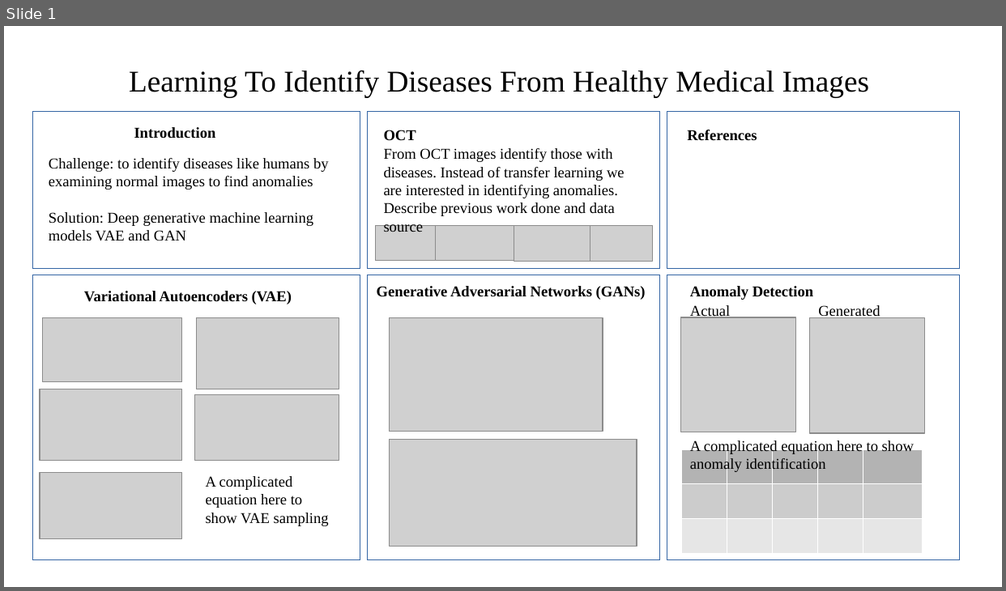
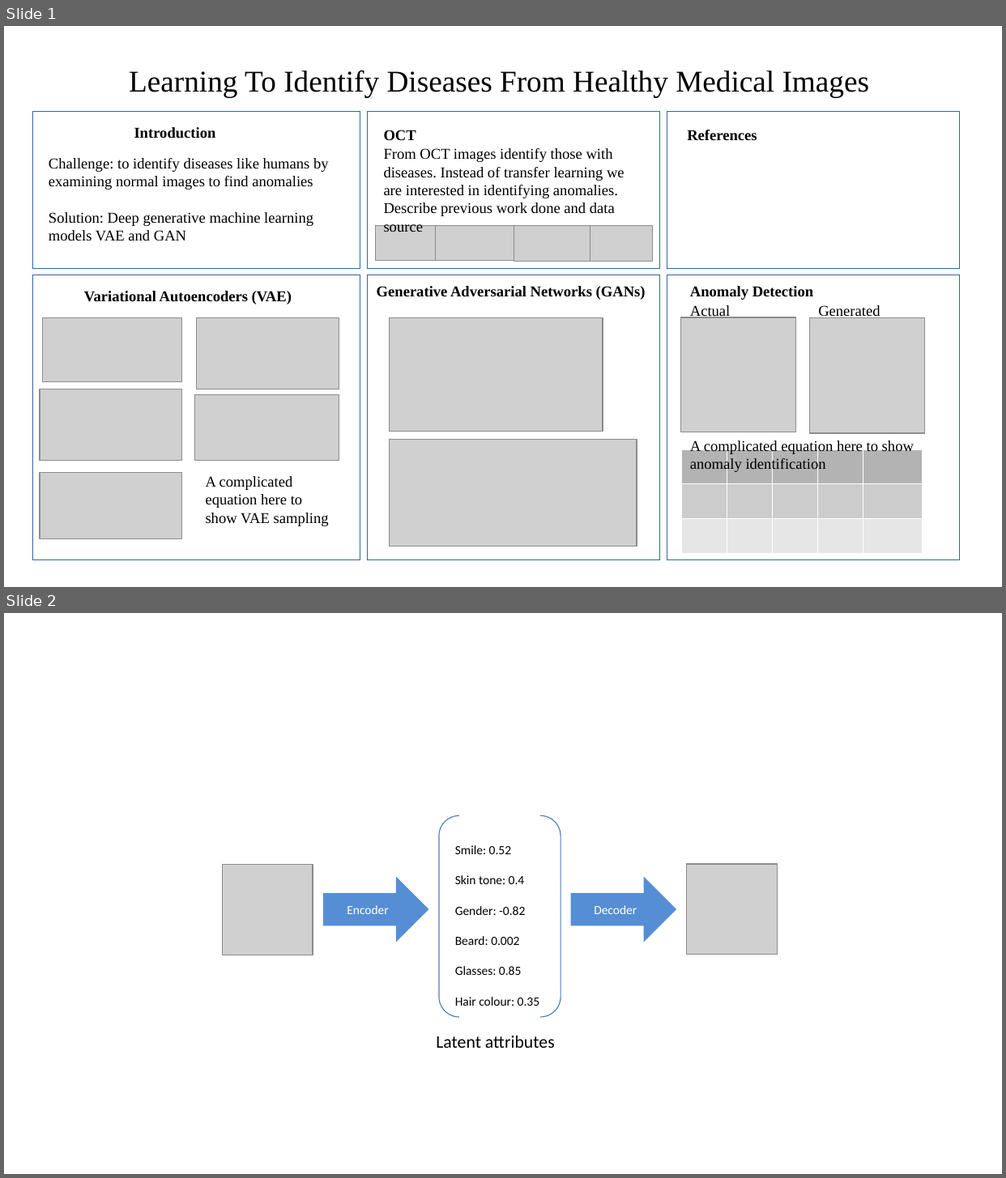
Before and after one commit to yl238/anom-detect, a slide deck: presentation/Draft.pptx. Shown one above the other, each under a label of ours: slide 1 before the commit, slides 1 and 2 after it. The pictures are 1006x591 and 1006x1178 pixels, drawn with LibreOffice and Linux fonts; fonts in the diff are those of the drawing; grey boxes stand for pictures. Boxes give left, top, right and bottom in pixels: in the first picture for what was removed or moved away, otherwise in the second. Text is boxed around its words. In the diff, an @@ line names an element or a change of style, - is before the commit and + after.

Commit message:
Add presentation

```diff
--- a/presentation/Draft.pptx
+++ b/presentation/Draft.pptx
@@ slide 2 added at (4,613,1002,1174), background #FFFFFF @@
@@ group added at (222,815,778,1048): 2 right arrows, 2 pictures, 2 texts, 1 bracket pair @@
+Encoder
+Smile: 0.52
+Skin tone: 0.4
+Gender: -0.82
+Beard: 0.002
+Glasses: 0.85
+Hair colour: 0.35
+Decoder
+Latent attributes
```
Also in this commit, not shown: 1 other slide added, 29 other files.
